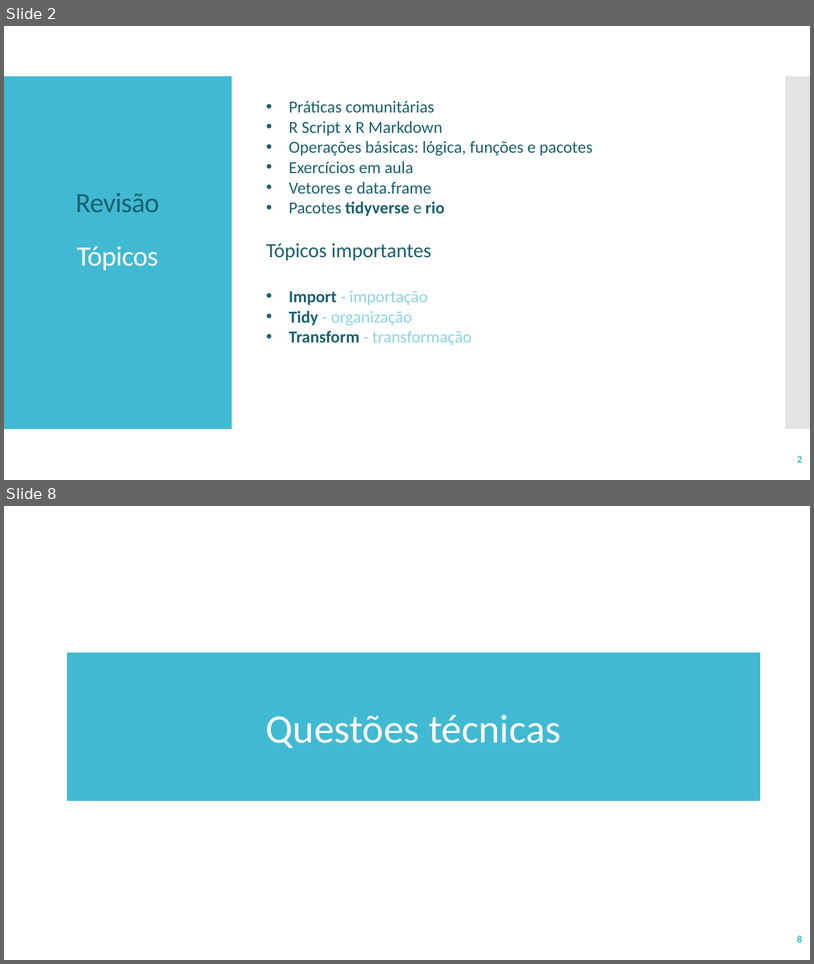
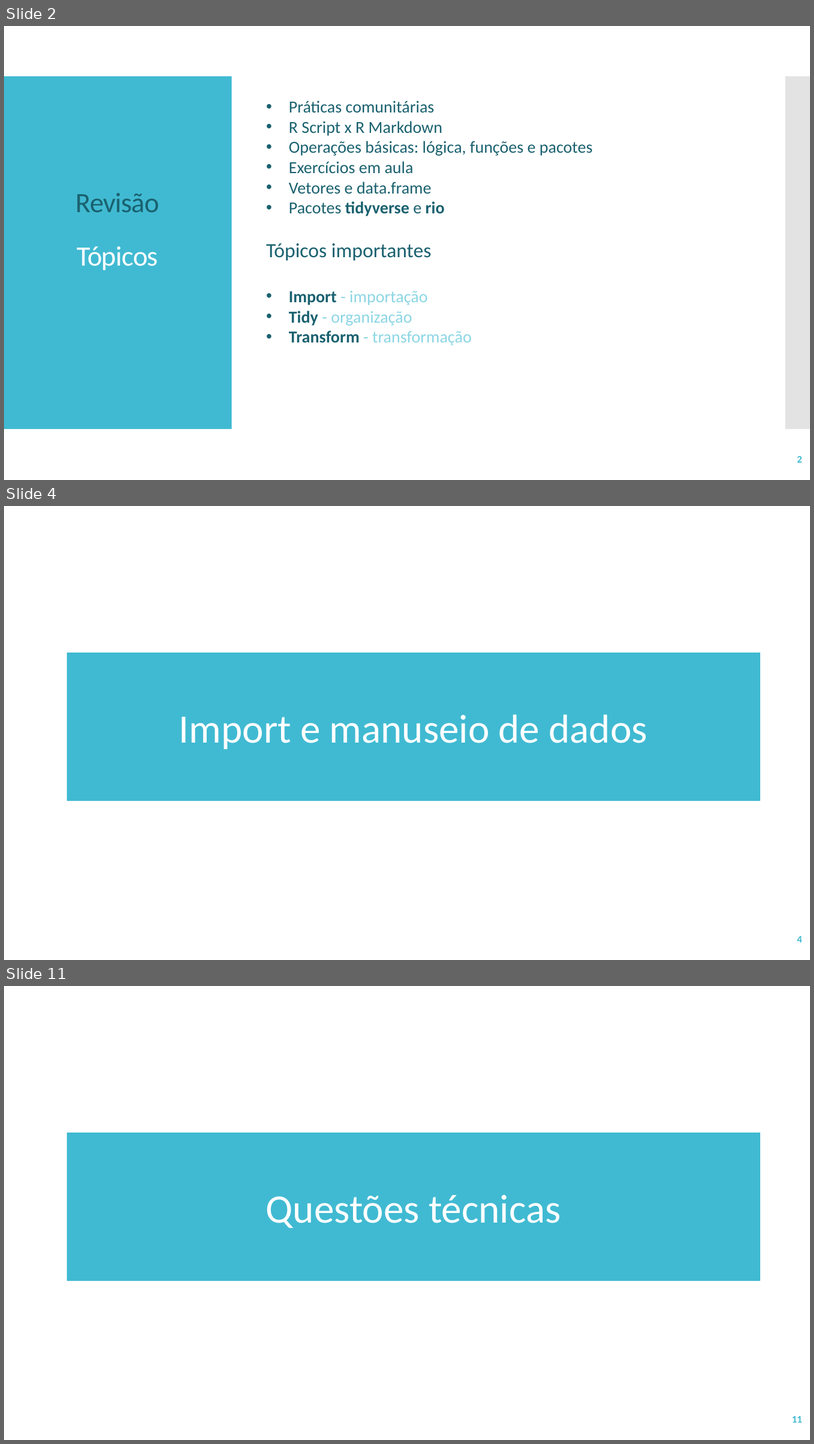
Before and after one commit to victorgalcantara/R-Intro, a slide deck: A03 - Mão na massa/A03 - Import and Tidy Data.pptx. Shown one above the other, each under a label of ours: slides 2 and 8 before the commit, slides 2, 4 and 11 after it; the slides between them are not shown. The pictures are 814x964 and 814x1444 pixels, drawn with LibreOffice and Linux fonts; fonts in the diff are those of the drawing. Boxes give left, top, right and bottom in pixels: in the first picture for what was removed or moved away, otherwise in the second. Text is boxed around its words. In the diff, an @@ line names an element or a change of style, - is before the commit and + after.

```diff
--- a/A03 - Mão na massa/A03 - Import and Tidy Data.pptx
+++ b/A03 - Mão na massa/A03 - Import and Tidy Data.pptx
@@ slide 4 added at (4, 506, 810, 960), background #FFFFFF @@
@@ rectangle added at (67, 652, 761, 801), fill #40BAD2, 48 pt, text #FFFFFF @@
+Import e manuseio de dados
@@ page number added at (797, 936, 802, 942), 12 pt, text #40BAD2, bold @@
+4
@@ what was slide 8 is now slide 11 @@
@@ page number at (792, 1416, 803, 1422): text changed @@
-8
+11
```
Also in this commit, not shown: 1 slide changed, 18 other slides added, 1 slide removed, 6 other files.
